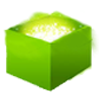
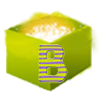
Two versions of the same layered image (99px x 99px). Layer-by-layer changes:
added layer "b" above "Tono/saturación 1" over [37, 44, 68, 84]
